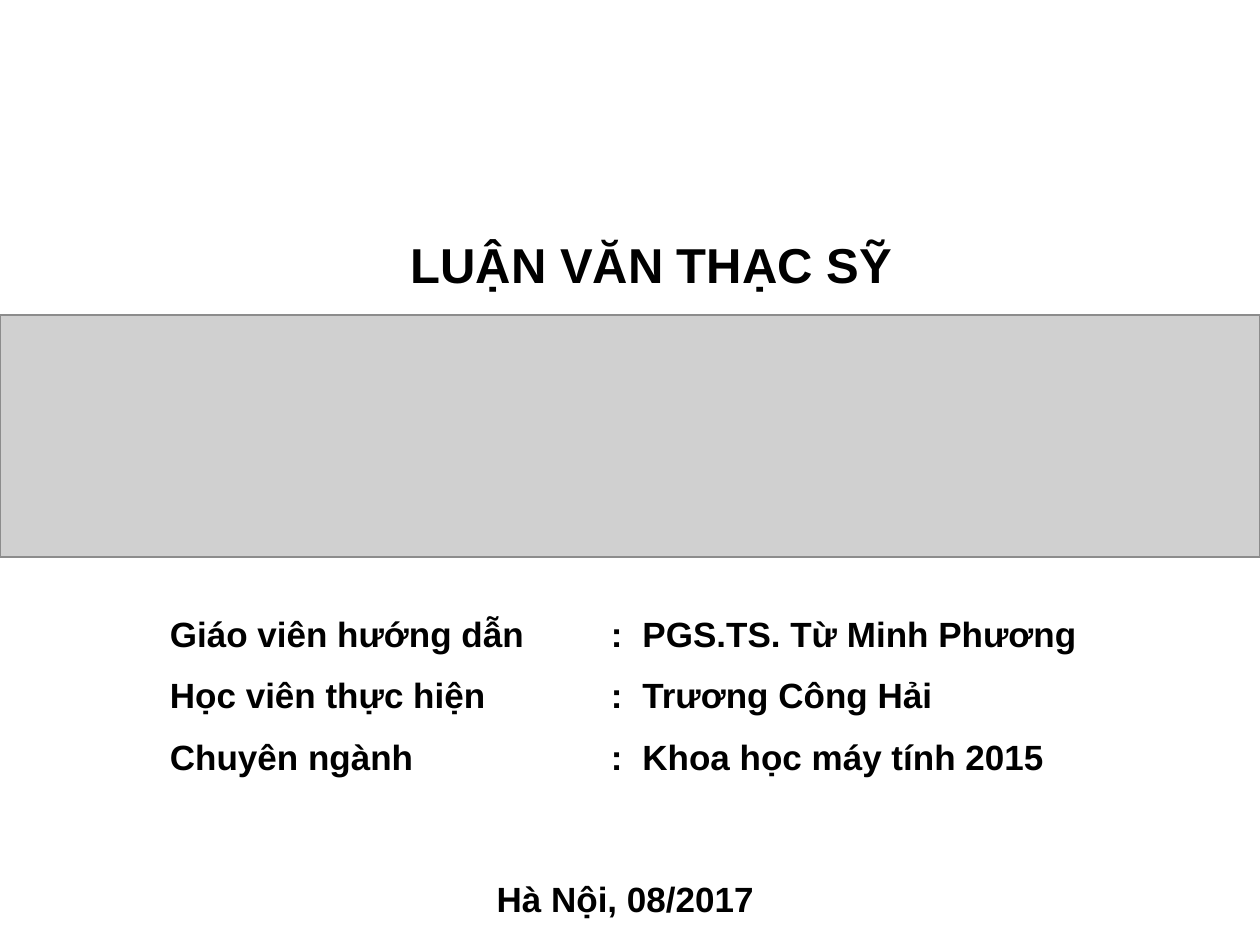
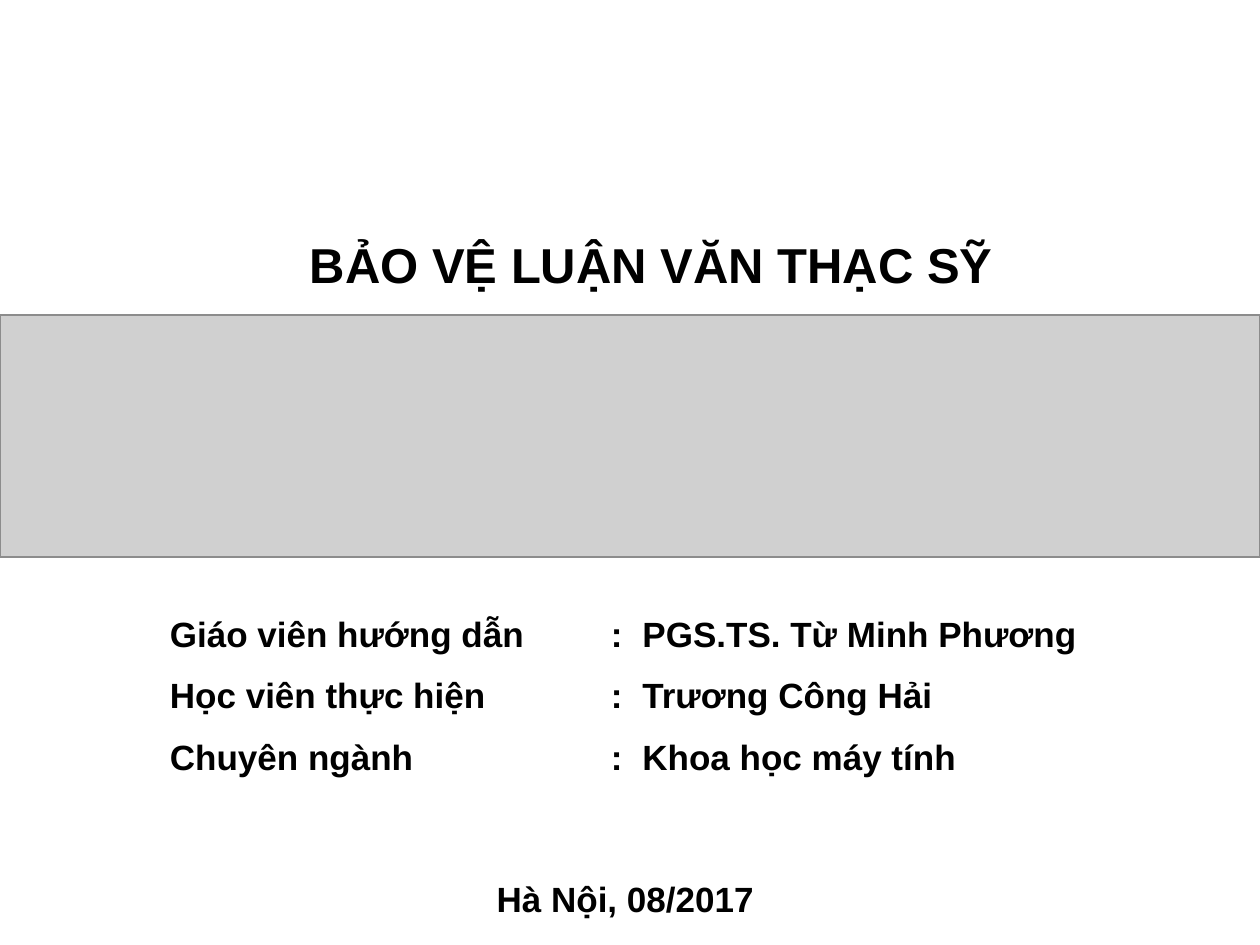
Before and after one commit to truonghaibg/thesis, a slide deck: slide 1 of tchai/Slide_LuanVan_TruongCongHai.ppt. Drawn at 1260x945 pixels with LibreOffice and Linux fonts; fonts in the diff are those of the drawing; grey boxes stand for pictures; background and template pictures are left out. Boxes give left, top, right and bottom in pixels: in the first picture for what was removed or moved away, otherwise in the second. Text is boxed around its words. In the diff, an @@ line names an element or a change of style, - is before the commit and + after.

```diff
--- a/tchai/Slide_LuanVan_TruongCongHai.ppt
+++ b/tchai/Slide_LuanVan_TruongCongHai.ppt
@@ text at (x1=310, y1=244, x2=992, y2=292): text changed @@
-LUẬN VĂN THẠC SỸ
+BẢO VỆ LUẬN VĂN THẠC SỸ
@@ table at (x1=158, y1=609, x2=1197, y2=794) @@
-row 3, column 3: Khoa học máy tính 2015
+row 3, column 3: Khoa học máy tính
```
Also in this commit, not shown: 13 other slides changed, 1 slide added, 1 slide removed.
